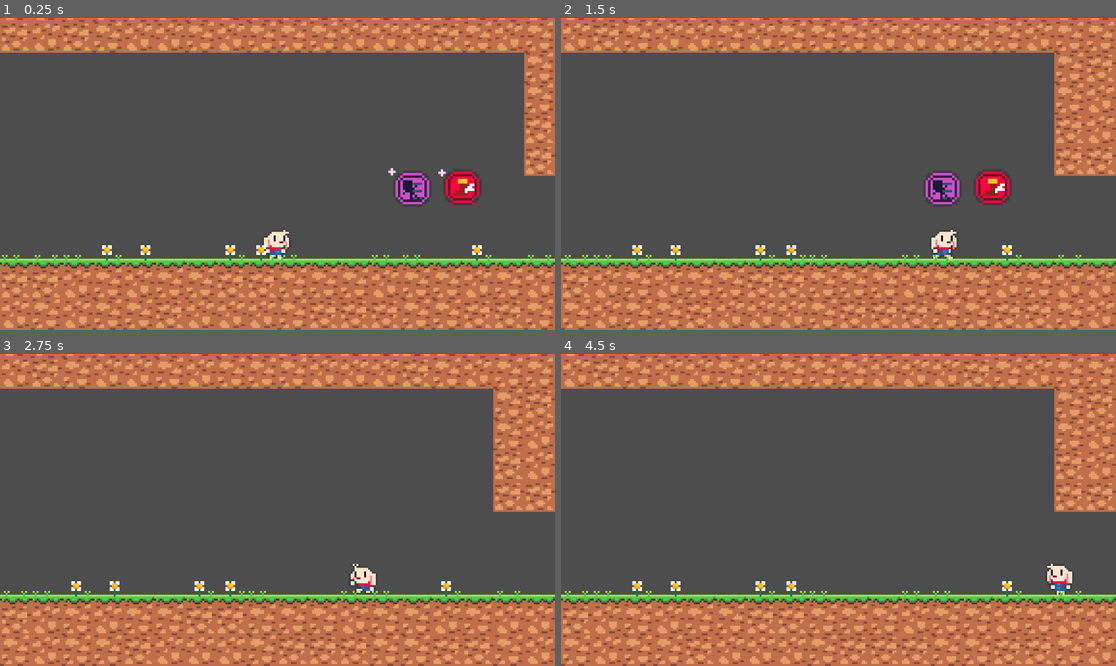
Above: before the commit, frames 1-4 (two rows, left to right).
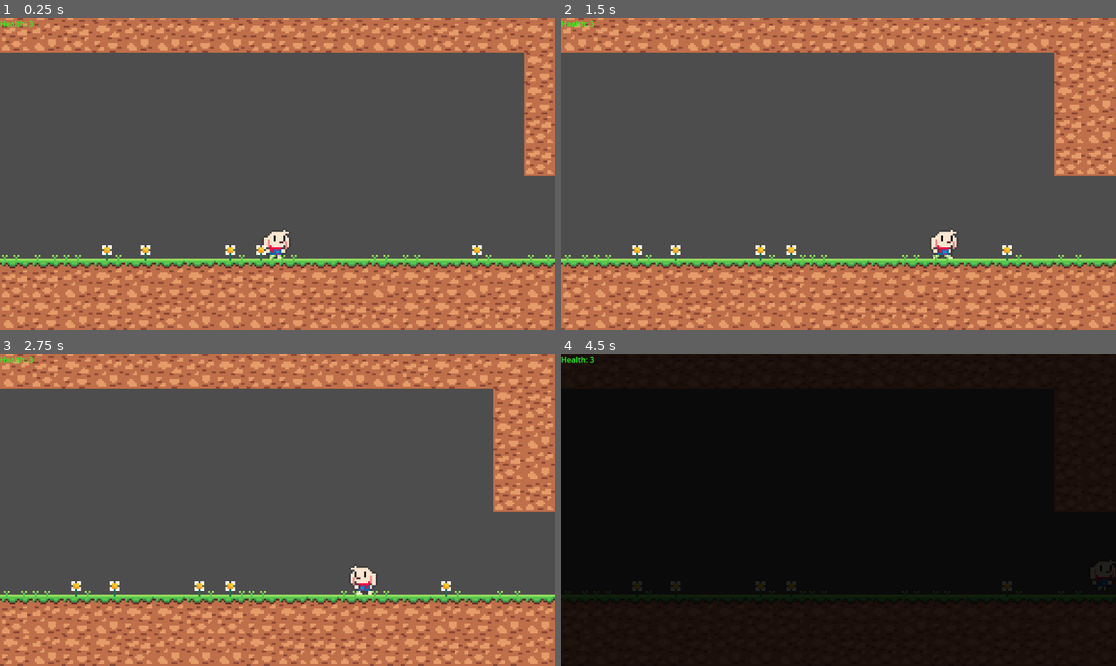
Above: after the commit, the same moments.

Repository: TomMilchman/harry_hare_godot_game
Game: Godot game, scene res://scenes/rooms/room_0.tscn
Two runs of this game, one before a commit and one after it. Both use one fixed random seed, a clock stepped at 60 frames per second and the inputs below.
Inputs:
- Up to frame 1 (0.25 s): no input
- Up to frame 2 (1.5 s): hold Right (right) from 0.53 s (still down); tap Space (jump) at 0.6, 0.77, 1.07 s; tap Shift (air dash) at 1.35 s
- Up to frame 3 (2.75 s): tap Space (jump) at 1.52, 1.55, 1.82, 2.1 s; release Right (right) at 2.03 s; hold Left (left) from 2.03 s (still down)
- Up to frame 4 (4.5 s): release Left (left) at 2.78 s; hold Right (right) 2.78-4.28 s; tap Shift (air dash) at 2.85, 4.35 s; tap Space (jump) at 3.02, 3.05, 3.32, 3.6, 3.77, 4.07 s; hold Left (left) from 4.28 s (still down)

The runs differ from the first frame. In frame 1, 1.2% of the frame differs, in the area x 0-87%, y 0-60%; in frame 2, 1.1%; in frame 3, 0.1%; in frame 4, 100%, in the area x 0-100%, y 0-100%.

Commit message:
Added a health label that tracks player health

Diff:
--- /dev/null
+++ b/UI/UI.gd
@@ -0,0 +1,13 @@
+extends CanvasLayer
+class_name UI
+
+@onready var health_label = %Health
+
+func _ready() -> void:
+	display_health()
+
+func _update_health_label():
+	display_health()
+
+func display_health():
+	health_label.text = "Health: " + str(PlayerGlobals.current_health)
--- a/globals/player_globals.gd
+++ b/globals/player_globals.gd
@@ -1,4 +1,6 @@
 extends Node
+
+signal health_changed()
 
 #Player health
 const MAX_HEALTH := 3
@@ -7,7 +9,7 @@
 		return current_health
 	set(value):
 		current_health = value
-		print(current_health)
+		health_changed.emit()
 
 #These are used for determining where the player spawns after death
 var spawn_room_location: String = "res://scenes/rooms/room_0.tscn"
--- a/project.godot
+++ b/project.godot
@@ -35,22 +35,26 @@
 "deadzone": 0.5,
 "events": [Object(InputEventKey,"resource_local_to_scene":false,"resource_name":"","device":-1,"window_id":0,"alt_press …(182 unchanged characters)…
 , Object(InputEventKey,"resource_local_to_scene":false,"resource_name":"","device":-1,"window_id":0,"alt_pressed":false,"shift_pressed":false,"ctrl_pressed":false,"meta_pressed":false,"pressed":false,"keycode":0,"physical_keycode":65,"key_label":0,"unicode":97,"echo":false,"script":null)
+, Object(InputEventJoypadButton,"resource_local_to_scene":false,"resource_name":"","device":-1,"button_index":13,"pressure":0.0,"pressed":false,"script":null)
 ]
 }
 right={
 "deadzone": 0.5,
 "events": [Object(InputEventKey,"resource_local_to_scene":false,"resource_name":"","device":-1,"window_id":0,"alt_press …(182 unchanged characters)…
 , Object(InputEventKey,"resource_local_to_scene":false,"resource_name":"","device":-1,"window_id":0,"alt_pressed":false,"shift_pressed":false,"ctrl_pressed":false,"meta_pressed":false,"pressed":false,"keycode":0,"physical_keycode":68,"key_label":0,"unicode":100,"echo":false,"script":null)
+, Object(InputEventJoypadButton,"resource_local_to_scene":false,"resource_name":"","device":-1,"button_index":14,"pressure":0.0,"pressed":false,"script":null)
 ]
 }
 jump={
 "deadzone": 0.5,
 "events": [Object(InputEventKey,"resource_local_to_scene":false,"resource_name":"","device":-1,"window_id":0,"alt_pressed":false,"shift_pressed":false,"ctrl_pressed":false,"meta_pressed":false,"pressed":false,"keycode":0,"physical_keycode":32,"key_label":0,"unicode":32,"echo":false,"script":null)
+, Object(InputEventJoypadButton,"resource_local_to_scene":false,"resource_name":"","device":-1,"button_index":0,"pressure":0.0,"pressed":false,"script":null)
 ]
 }
 "air dash"={
 "deadzone": 0.5,
 "events": [Object(InputEventKey,"resource_local_to_scene":false,"resource_name":"","device":-1,"window_id":0,"alt_press …(182 unchanged characters)…
+, Object(InputEventJoypadButton,"resource_local_to_scene":false,"resource_name":"","device":-1,"button_index":2,"pressure":0.0,"pressed":false,"script":null)
 ]
 }
 
--- a/scenes/abilities/double_jump.gd
+++ b/scenes/abilities/double_jump.gd
@@ -5,6 +5,7 @@
 func execute(player: Player):
 	if Input.is_action_just_pressed("jump") and not player.is_on_floor():
 		if not in_cooldown:
+			player.play_animation("double_jump")
 			player.velocity.y = player.JUMP_VELOCITY
 			in_cooldown = true
 	if player.is_on_floor():
--- a/scenes/player/player.gd
+++ b/scenes/player/player.gd
@@ -1,16 +1,17 @@
 extends CharacterBody2D
 class_name Player
 
-const JUMP_VELOCITY = -530.0
+const JUMP_VELOCITY: float = -530.0
 @onready var sprite = $Sprite2D
 
-var speed = 300.0
+var speed: float = 300.0
 # Get the gravity from the project settings to be synced with RigidBody nodes.
 var gravity = ProjectSettings.get_setting("physics/2d/default_gravity")
-var paused_movement = false #Enabled: player cannot move
-var disabled_basic_movement = false #Enabled: player can only perform unlocked abilities
-var facing_right #Updates each time the player turns
-var can_take_damage = true #Used for iframes calculations
+var paused_movement: bool = false #Enabled: player cannot move
+var disabled_basic_movement: bool = false #Enabled: player can only perform unlocked abilities
+var facing_right: bool #Updates each time the player turns
+var can_take_damage: bool = true #Used for iframes calculations
+var has_jumped: bool = false
 
 func _ready():
 	position = PlayerGlobals.starting_pos
@@ -31,7 +32,10 @@
 			# Add the gravity.
 			if not is_on_floor():
 				velocity.y += gravity * delta
-				play_animation("jump")
+
+				if not has_jumped:
+					play_animation("jump")
+					has_jumped = true
 
 			# Allow jump to be released early.
 			if Input.is_action_just_released("jump") and velocity.y < 0:
@@ -50,11 +54,13 @@
 
 				if is_on_floor():
 					play_animation("running")
+					has_jumped = false
 			else:
 				velocity.x = move_toward(velocity.x, 0, 30)
 
 				if is_on_floor():
 					play_animation("idle")
+					has_jumped = false
 
 		#Execute unlockable abilities, if they're unlocked
 		for ability_name in AbilityManager.unlocked_abilities:
@@ -68,7 +74,6 @@
 
 	if can_take_damage:
 		PlayerGlobals.current_health = clamp(health_after_damage, 0, PlayerGlobals.MAX_HEALTH)
-
 		iframes()
 
 		if PlayerGlobals.current_health <= 0:
--- a/scenes/player/player.tscn
+++ b/scenes/player/player.tscn
@@ -61,6 +61,23 @@
 "values": [16]
 }
 
+[sub_resource type="Animation" id="Animation_upenm"]
+resource_name = "double_jump"
+length = 0.2
+loop_mode = 1
+tracks/0/type = "value"
+tracks/0/imported = false
+tracks/0/enabled = true
+tracks/0/path = NodePath("Sprite2D:frame")
+tracks/0/interp = 1
+tracks/0/loop_wrap = true
+tracks/0/keys = {
+"times": PackedFloat32Array(0),
+"transitions": PackedFloat32Array(1),
+"update": 1,
+"values": [9]
+}
+
 [sub_resource type="Animation" id="Animation_r3nml"]
 resource_name = "idle"
 loop_mode = 1
@@ -116,6 +133,7 @@
 "RESET": SubResource("Animation_tbb8f"),
 "air_dash": SubResource("Animation_8hajp"),
 "death": SubResource("Animation_ngcs5"),
+"double_jump": SubResource("Animation_upenm"),
 "idle": SubResource("Animation_r3nml"),
 "jump": SubResource("Animation_tjshw"),
 "running": SubResource("Animation_gb0iq")
--- a/scenes/rooms/room_0.tscn
+++ b/scenes/rooms/room_0.tscn
@@ -1,10 +1,8 @@
-[gd_scene load_steps=9 format=3 uid="uid://bfixfggcwpyrq"]
+[gd_scene load_steps=7 format=3 uid="uid://bfixfggcwpyrq"]
 
 [ext_resource type="PackedScene" uid="uid://b30waypxt3fp3" path="res://scenes/rooms/room_base.tscn" id="1_h0r6p"]
 [ext_resource type="PackedScene" uid="uid://xd5f3py011m4" path="res://scenes/transition_points/transition_point.tscn" id="2_0nj4n"]
 [ext_resource type="Texture2D" uid="uid://by1gehsspalyv" path="res://graphics/tilemaps/Dirt Tilemap.png" id="2_6bmtp"]
-[ext_resource type="PackedScene" uid="uid://3a4j16tg8lsi" path="res://scenes/collectibles/double_jump_token.tscn" id="4_al3f5"]
-[ext_resource type="PackedScene" uid="uid://dp2cwb8jwwub8" path="res://scenes/collectibles/air_dash_token.tscn" id="5_lhste"]
 
 [sub_resource type="TileSetAtlasSource" id="TileSetAtlasSource_j1wmi"]
 texture = ExtResource("2_6bmtp")
@@ -188,9 +186,3 @@
 position = Vector2(1376, 736)
 transition_scene = "res://scenes/rooms/room_6.tscn"
 transition_position = Vector2(220, 1804)
-
-[node name="DoubleJumpToken" parent="." index="9" instance=ExtResource("4_al3f5")]
-position = Vector2(1152, 472)
-
-[node name="AirDash" parent="." index="10" instance=ExtResource("5_lhste")]
-position = Vector2(1048, 472)
--- a/scenes/rooms/room_base.gd
+++ b/scenes/rooms/room_base.gd
@@ -1,13 +1,19 @@
 extends Node2D
 
 @onready var camera = $Player/Camera2D
-@onready var pos = $CameraLockArea/CollisionShape2D.global_position
-@onready var shape = $CameraLockArea/CollisionShape2D.get_shape()
+@onready var camera_limit_pos = $CameraLockArea/CollisionShape2D.global_position
+@onready var camera_limit_shape = $CameraLockArea/CollisionShape2D.get_shape()
+
+@export var ui: UI
 
 # Called when the node enters the scene tree for the first time.
 func _ready():
+	#Connect health changed signal to UI
+	if not PlayerGlobals.health_changed.is_connected(ui._update_health_label):
+		PlayerGlobals.health_changed.connect(ui._update_health_label)
+
 	#Lock camera to the bounds of the CameraLockArea's CollisionShape2D
-	camera.limit_left = pos.x - shape.size.x / 2
-	camera.limit_right = pos.x + shape.size.x / 2
-	camera.limit_top = pos.y - shape.size.y / 2
-	camera.limit_bottom = pos.y + shape.size.y / 2
+	camera.limit_left = camera_limit_pos.x - camera_limit_shape.size.x / 2
+	camera.limit_right = camera_limit_pos.x + camera_limit_shape.size.x / 2
+	camera.limit_top = camera_limit_pos.y - camera_limit_shape.size.y / 2
+	camera.limit_bottom = camera_limit_pos.y + camera_limit_shape.size.y / 2
--- a/scenes/rooms/room_base.tscn
+++ b/scenes/rooms/room_base.tscn
@@ -1,8 +1,9 @@
-[gd_scene load_steps=7 format=3 uid="uid://b30waypxt3fp3"]
+[gd_scene load_steps=8 format=3 uid="uid://b30waypxt3fp3"]
 
 [ext_resource type="Script" path="res://scenes/rooms/room_base.gd" id="1_te1th"]
 [ext_resource type="Texture2D" uid="uid://by1gehsspalyv" path="res://graphics/tilemaps/Dirt Tilemap.png" id="1_vrukw"]
 [ext_resource type="PackedScene" uid="uid://b54uwp4xf5qx" path="res://scenes/player/player.tscn" id="1_xl31w"]
+[ext_resource type="PackedScene" uid="uid://dyncrt82x3kbx" path="res://ui.tscn" id="2_xit5h"]
 [ext_resource type="Script" path="res://scenes/rooms/CameraLockArea.gd" id="3_wwayh"]
 
 [sub_resource type="TileSetAtlasSource" id="TileSetAtlasSource_j1wmi"]
@@ -141,8 +142,9 @@
 terrain_set_0/terrain_1/color = Color(0.0862745, 0.784314, 0, 1)
 sources/0 = SubResource("TileSetAtlasSource_j1wmi")
 
-[node name="RoomBase" type="Node2D"]
+[node name="RoomBase" type="Node2D" node_paths=PackedStringArray("ui")]
 script = ExtResource("1_te1th")
+ui = NodePath("UI")
 
 [node name="Player" parent="." instance=ExtResource("1_xl31w")]
 visible = false
@@ -171,3 +173,5 @@
 [node name="Spikes" type="Node2D" parent="."]
 
 [node name="Carrots" type="Node2D" parent="."]
+
+[node name="UI" parent="." instance=ExtResource("2_xit5h")]
--- /dev/null
+++ b/ui.tscn
@@ -0,0 +1,29 @@
+[gd_scene load_steps=2 format=3 uid="uid://dyncrt82x3kbx"]
+
+[ext_resource type="Script" path="res://UI/UI.gd" id="1_8r6op"]
+
+[node name="UI" type="CanvasLayer"]
+script = ExtResource("1_8r6op")
+
+[node name="Control" type="Control" parent="."]
+layout_mode = 3
+anchors_preset = 0
+offset_right = 40.0
+offset_bottom = 40.0
+
+[node name="MarginContainer" type="MarginContainer" parent="Control"]
+layout_mode = 0
+offset_right = 56.0
+offset_bottom = 24.0
+
+[node name="VBoxContainer" type="VBoxContainer" parent="Control/MarginContainer"]
+layout_mode = 2
+
+[node name="HBoxContainer" type="HBoxContainer" parent="Control/MarginContainer/VBoxContainer"]
+layout_mode = 2
+
+[node name="Health" type="Label" parent="Control/MarginContainer/VBoxContainer/HBoxContainer"]
+unique_name_in_owner = true
+modulate = Color(0.14349, 1, 0.127226, 1)
+layout_mode = 2
+text = "Health:"
Binary file changed: graphics/enemies/Snail Enemy.png
Binary file changed: graphics/player/Harry Hare Character Sheet.png
Not shown: 1 places in scenes/player/player.tscn that only renumber resources
